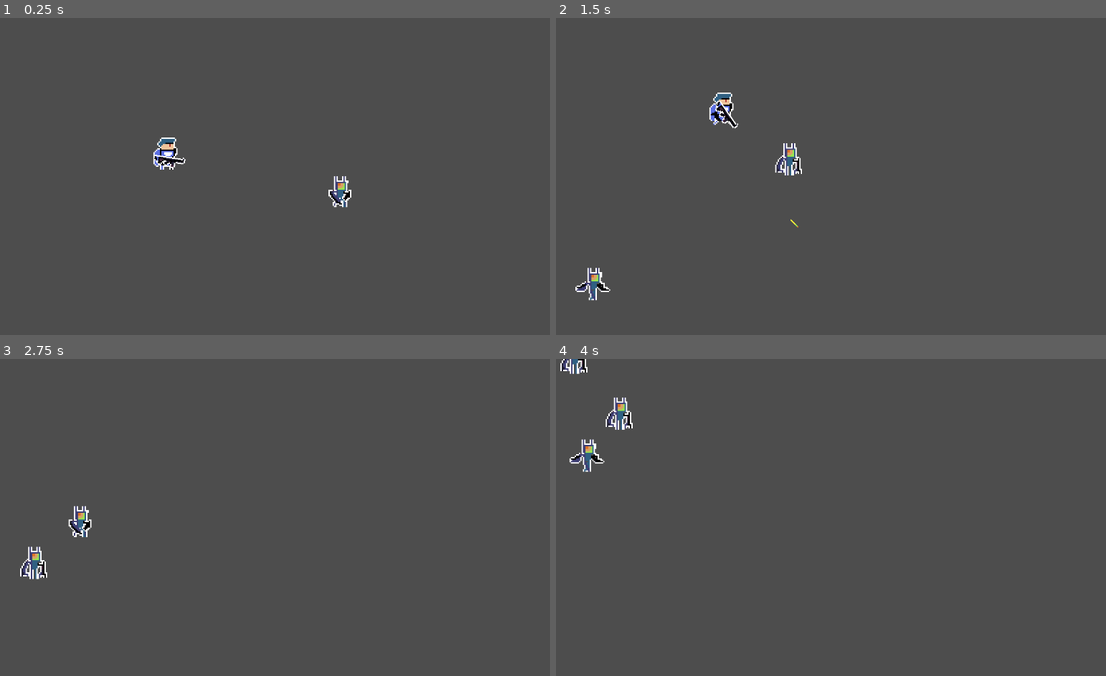
Above: before the commit, frames 1-4 (two rows, left to right).
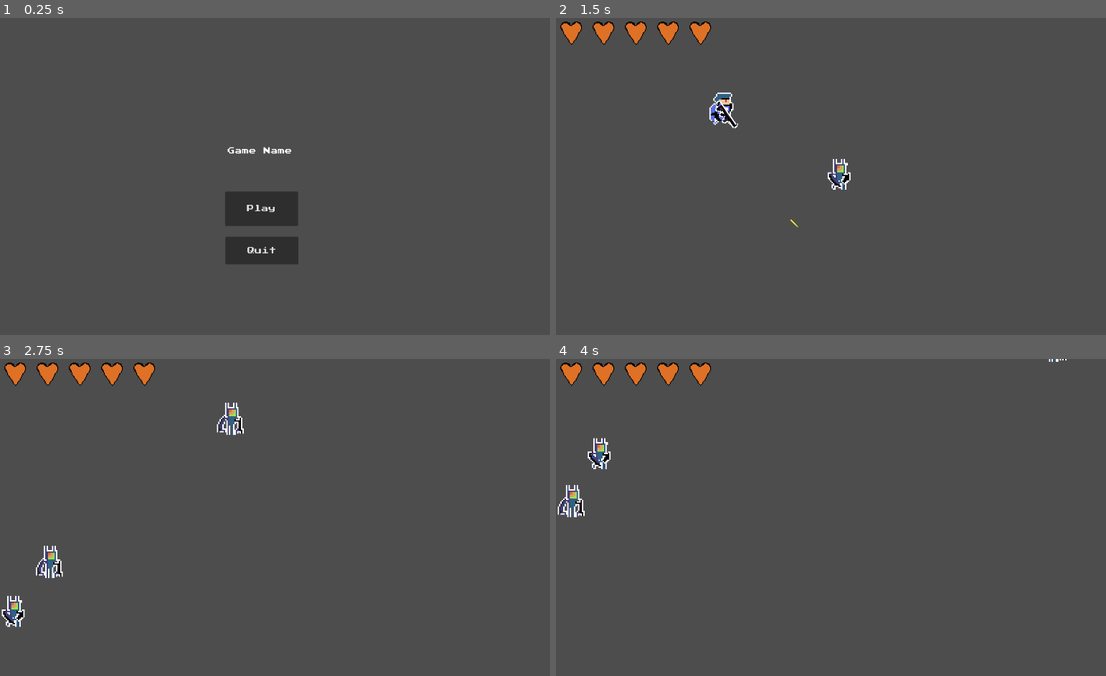
Above: after the commit, the same moments.

Repository: thrishulms/topdown_test_godot
Game: Godot game, scene res://Scenes/Main_Menu.tscn
Two runs of this game, one before a commit and one after it. Both use one fixed random seed, a clock stepped at 60 frames per second and the inputs below. Before the commit the project starts from res://Scenes/Level.tscn.
Inputs (mouse positions are in pixels of both pictures, inside the frame that each line leads up to):
- Up to frame 1 (0.25 s): no input
- Up to frame 2 (1.5 s): click (820, 208) at 0.5 s, where only the run after the commit has a clickable "Play"; move the mouse to (814, 243) at 1.27 s; press the mouse at (814, 243) at 1.28 s; hold W (Up) from 1.28 s (still down)
- Up to frame 3 (2.75 s): keep holding W (Up); tap Space (ui_select) at 1.52, 2.27 s; move the mouse to (456, 568) at 2.02 s; release the mouse at (456, 568) at 2.03 s; click (456, 568) at 2.1 s
- Up to frame 4 (4 s): move the mouse to (671, 473) at 2.77 s; release W (Up) at 2.78 s; press the mouse at (671, 473) at 2.78 s; hold A (Left) from 2.78 s (still down); move the mouse to (869, 520) at 3.52 s; release the mouse at (869, 520) at 3.53 s; click (869, 520) at 3.6 s; tap Space (ui_select) at 3.77 s

The runs differ from the first frame. In frame 1, 3.3% of the frame differs, in the area x 27-64%, y 37-78%; in frame 2, 1.8%; in frame 3, 2.4%; in frame 4, 2.1%.

Commit message:
Added game over screen screen , player health , main menu

Diff:
--- /dev/null
+++ b/Assets/Font/pixelArtFont.tres
@@ -0,0 +1,3 @@
+[gd_resource type="FontVariation" format=3 uid="uid://bhrecqrw4yqua"]
+
+[resource]
--- /dev/null
+++ b/Scenes/HeartGui.tscn
@@ -0,0 +1,13 @@
+[gd_scene load_steps=2 format=3 uid="uid://7w0ftdk1n8jc"]
+
+[ext_resource type="Texture2D" uid="uid://copmvlunnhd05" path="res://Assets/UI/Player Health UI.png" id="1_reijv"]
+
+[node name="HeartGui" type="Panel"]
+self_modulate = Color(1, 1, 1, 0)
+custom_minimum_size = Vector2(32, 32)
+offset_right = 26.0
+offset_bottom = 28.0
+
+[node name="Sprite2D" type="Sprite2D" parent="."]
+texture = ExtResource("1_reijv")
+centered = false
--- /dev/null
+++ b/Scenes/HeartsContainer.gd
@@ -0,0 +1,13 @@
+extends HBoxContainer
+
+@onready var HeartGuiClass = preload('res://Scenes/HeartGui.tscn')
+
+func setHearts(max: int) -> void:
+	for i in range(max):
+		var heart = HeartGuiClass.instantiate()
+		add_child(heart)
+
+func updateHealth(currentHealth: int) -> void:
+	var health = get_children()
+	for i in range(currentHealth, health.size()):
+		remove_child(health[i])
--- /dev/null
+++ b/Scenes/HeartsContainer.tscn
@@ -0,0 +1,9 @@
+[gd_scene load_steps=2 format=3 uid="uid://dkf0687o6qyu3"]
+
+[ext_resource type="Script" path="res://Scenes/HeartsContainer.gd" id="1_yd4ru"]
+
+[node name="HeartsContainer" type="HBoxContainer"]
+offset_right = 40.0
+offset_bottom = 40.0
+scale = Vector2(2, 2)
+script = ExtResource("1_yd4ru")
--- a/Scenes/Level.tscn
+++ b/Scenes/Level.tscn
@@ -1,16 +1,17 @@
-[gd_scene load_steps=7 format=3 uid="uid://6ri428xr7hg5"]
+[gd_scene load_steps=8 format=3 uid="uid://6ri428xr7hg5"]
 
 [ext_resource type="PackedScene" uid="uid://cri2lc7ogxnjd" path="res://Scenes/Player.tscn" id="1_63muq"]
+[ext_resource type="Script" path="res://Scenes/level.gd" id="1_thilw"]
 [ext_resource type="PackedScene" uid="uid://brjjq5rlpmp70" path="res://Scenes/Gun.tscn" id="2_1bvb1"]
 [ext_resource type="PackedScene" uid="uid://hktns7lq3eb2" path="res://Scenes/Enemy.tscn" id="3_6ao0d"]
 [ext_resource type="Script" path="res://Scenes/enemy_spawner.gd" id="4_wvbfn"]
+[ext_resource type="PackedScene" uid="uid://dkf0687o6qyu3" path="res://Scenes/HeartsContainer.tscn" id="5_0lbfq"]
 
 [sub_resource type="RectangleShape2D" id="RectangleShape2D_11sld"]
 size = Vector2(67, 717)
 
-[sub_resource type="TileSet" id="TileSet_xd0s6"]
-
 [node name="Level" type="Node2D"]
+script = ExtResource("1_thilw")
 
 [node name="Player" parent="." instance=ExtResource("1_63muq")]
 position = Vector2(372, 294)
@@ -32,9 +33,10 @@
 position = Vector2(-49, 365)
 shape = SubResource("RectangleShape2D_11sld")
 
-[node name="Node" type="Node" parent="."]
+[node name="CanvasLayer" type="CanvasLayer" parent="."]
 
-[node name="TileMap" type="TileMap" parent="Node"]
-tile_set = SubResource("TileSet_xd0s6")
-rendering_quadrant_size = 96
-format = 2
+[node name="HeartsContainer" parent="CanvasLayer" instance=ExtResource("5_0lbfq")]
+offset_left = 2.0
+offset_top = 4.0
+offset_right = 178.0
+offset_bottom = 44.0
--- /dev/null
+++ b/Scenes/Main_Menu.tscn
@@ -0,0 +1,31 @@
+[gd_scene load_steps=2 format=3 uid="uid://d1rg3prcx0xr6"]
+
+[ext_resource type="Script" path="res://Scenes/main_menu.gd" id="1_2m51b"]
+
+[node name="MainMenu" type="CanvasLayer"]
+script = ExtResource("1_2m51b")
+
+[node name="Label" type="Label" parent="."]
+offset_left = 415.0
+offset_top = 242.0
+offset_right = 746.0
+offset_bottom = 353.0
+text = "Game Name"
+horizontal_alignment = 1
+vertical_alignment = 1
+
+[node name="PlayButton" type="Button" parent="."]
+offset_left = 502.0
+offset_top = 388.0
+offset_right = 665.0
+offset_bottom = 465.0
+text = "Play"
+
+[node name="Button" type="Button" parent="."]
+offset_left = 503.0
+offset_top = 489.0
+offset_right = 666.0
+offset_bottom = 551.0
+text = "Quit"
+
+[connection signal="pressed" from="PlayButton" to="." method="_on_play_button_pressed"]
--- a/Scenes/enemy.gd
+++ b/Scenes/enemy.gd
@@ -55,7 +55,7 @@
 	var distance_to_player = global_position.distance_to(player.global_position)
 	if animName == "Attack" && distance_to_player <= attack_range:
 		if player.has_method("take_damage_player"):
-			player.call("take_damage_player", 20)
+			player.call("take_damage_player")
 
 	canMove = true
 	isAttacking = false
--- /dev/null
+++ b/Scenes/game_over_screen.gd
@@ -0,0 +1,8 @@
+extends CanvasLayer
+
+func _on_retry_button_pressed() -> void:
+	get_tree().change_scene_to_file("res://Scenes/Level.tscn")
+
+
+func _on_quit_button_pressed() -> void:
+	get_tree().quit()
--- /dev/null
+++ b/Scenes/game_over_screen.tscn
@@ -0,0 +1,32 @@
+[gd_scene load_steps=2 format=3 uid="uid://e8isy4wymkuu"]
+
+[ext_resource type="Script" path="res://Scenes/game_over_screen.gd" id="1_aan08"]
+
+[node name="GameOverScreen" type="CanvasLayer"]
+script = ExtResource("1_aan08")
+
+[node name="Label" type="Label" parent="."]
+offset_left = 501.0
+offset_top = 187.0
+offset_right = 785.0
+offset_bottom = 294.0
+text = "Game Over......."
+horizontal_alignment = 1
+vertical_alignment = 1
+
+[node name="RetryButton" type="Button" parent="."]
+offset_left = 498.0
+offset_top = 327.0
+offset_right = 602.0
+offset_bottom = 381.0
+text = "Retry"
+
+[node name="QuitButton" type="Button" parent="."]
+offset_left = 701.0
+offset_top = 327.0
+offset_right = 785.0
+offset_bottom = 378.0
+text = "Quit"
+
+[connection signal="pressed" from="RetryButton" to="." method="_on_retry_button_pressed"]
+[connection signal="pressed" from="QuitButton" to="." method="_on_quit_button_pressed"]
--- /dev/null
+++ b/Scenes/level.gd
@@ -0,0 +1,9 @@
+extends Node2D
+
+@onready var heartsContainer = $CanvasLayer/HeartsContainer
+@onready var player = $Player
+
+# Called when the node enters the scene tree for the first time.
+func _ready() -> void:
+	heartsContainer.setHearts(player.maxHealth);
+	player.healthChanged.connect(heartsContainer.updateHealth)
--- /dev/null
+++ b/Scenes/main_menu.gd
@@ -0,0 +1,4 @@
+extends CanvasLayer
+
+func _on_play_button_pressed() -> void:
+	get_tree().change_scene_to_file("res://Scenes/Level.tscn")
--- a/Scenes/player.gd
+++ b/Scenes/player.gd
@@ -1,7 +1,10 @@
 extends CharacterBody2D
 
 @export var speed := 250 # default speed of player set to 500 as per testing on local machine
-@export var health := 100
+@export var maxHealth = 5
+@onready var health = maxHealth
+
+signal healthChanged
 
 # Called when the node enters the scene tree for the first time.
 func _ready() -> void:
@@ -24,5 +27,8 @@
 	else: # false if the player is not moving at all
 		animatedSprite2D.play("Idle")
 
-func take_damage_player(damage: float):
-	health = health - damage
+func take_damage_player():
+	health -= 1
+	healthChanged.emit(health)
+	if health <= 0:
+		get_tree().change_scene_to_file("res://Scenes/game_over_screen.tscn")
--- a/project.godot
+++ b/project.godot
@@ -11,7 +11,7 @@
 [application]
 
 config/name="Top down shooter"
-run/main_scene="res://Scenes/Level.tscn"
+run/main_scene="res://Scenes/Main_Menu.tscn"
 config/features=PackedStringArray("4.3", "Forward Plus")
 config/icon="res://icon.svg"
 
@@ -19,6 +19,10 @@
 
 window/size/viewport_width=1280
 window/size/viewport_height=720
+
+[gui]
+
+theme/custom_font="res://Assets/Font/PressStart2P.ttf"
 
 [input]
 
Binary file added: Assets/Font/PressStart2P.ttf
Not shown, added: Assets/Font/PressStart2P.ttf.import
Binary file added: Assets/UI/Player Health UI.aseprite
Binary file added: Assets/UI/Player Health UI.png
Not shown, added: Assets/UI/Player Health UI.png.import
